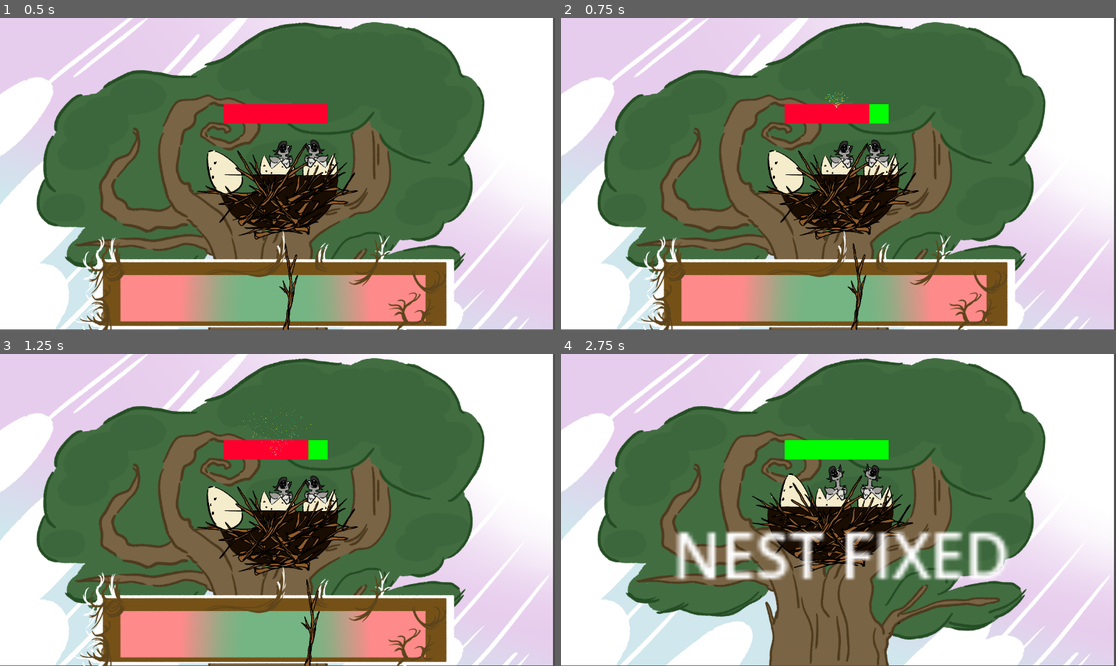
Above: before the commit, frames 1-4 (two rows, left to right).
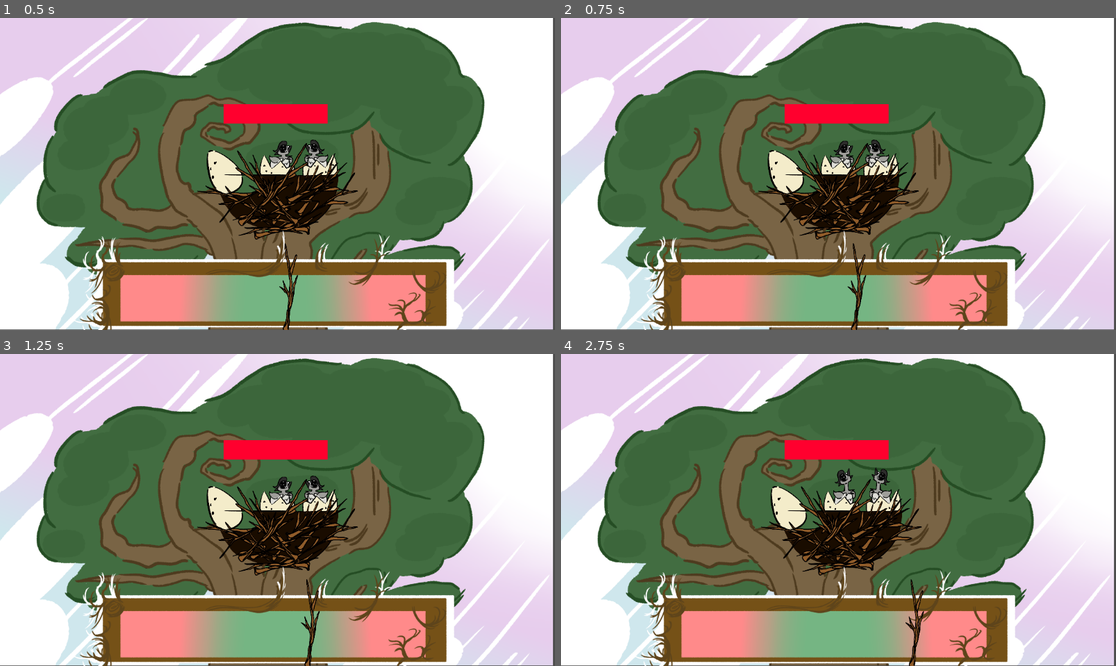
Above: after the commit, the same moments.

Repository: soapie18/gmtk-jam-26
Game: Godot game, scene res://Minigame Files/NestRepairGame/PigeonNestRepair.tscn
The game is run twice, just before and just after one commit, with the same random seed, the same clock (stepped at 60 frames per second) and the same inputs. This scene is started directly instead of the project's main scene.
Inputs (mouse positions are in pixels of both pictures, inside the frame that each line leads up to):
- Up to frame 1 (0.5 s): no input
- Up to frame 2 (0.75 s): tap Enter (ui_accept) at 0.5 s; move the mouse to (960, 158) at 0.52 s; hold Enter (ui_accept) from 0.53 s (still down); click (960, 158) at 0.67 s
- Up to frame 3 (1.25 s): keep holding Enter (ui_accept)
- Up to frame 4 (2.75 s): release Enter (ui_accept) at 1.25 s; drag from (727, 525) to (810, 572) at 1.27 s; move the mouse to (894, 441) at 2.02 s; hold Enter (ui_accept) from 2.03 s (still down); click (894, 441) at 2.17 s

Frame 1 is identical in both runs. In frame 2, 0.3% of the frame differs, in the area x 47-60%, y 23-34%; in frame 3, 0.3%; in frame 4, 25%, in the area x 13-82%, y 27-100%.

Commit message:
nest game implemented

Diff:
--- a/Garden/Scenes/Grass/GrassScene.tscn
+++ b/Garden/Scenes/Grass/GrassScene.tscn
@@ -51,19 +51,21 @@
 metadata/_custom_type_script = "uid://cph0g1c6n06yh"
 
 [node name="FeatherPickup" parent="." instance=ExtResource("4_hw70u")]
-position = Vector2(283, 561)
+position = Vector2(204.00003, 617.00006)
+rotation = 0.8334291
 
 [node name="MonarchCaterpillarPickup" parent="." instance=ExtResource("5_2rjrf")]
-position = Vector2(671, 546)
+position = Vector2(348, 455)
 
 [node name="TwigPickup" parent="." instance=ExtResource("6_0eh24")]
-position = Vector2(1013, 552)
+position = Vector2(1046, 569)
+rotation = 0.5498532
 
 [node name="Leaves" parent="." instance=ExtResource("8_wqhcx")]
-position = Vector2(423, 383)
+position = Vector2(655, 304)
 
 [node name="Flowers" parent="." instance=ExtResource("8_nqyqc")]
-position = Vector2(815, 493)
+position = Vector2(844, 449)
 
 [connection signal="pressed" from="CanvasLayer/TreetopButton" to="CanvasLayer/TreetopButton" method="_on_pressed"]
 [connection signal="pressed" from="CanvasLayer/PondButton" to="CanvasLayer/PondButton" method="_on_pressed"]
--- a/Garden/Scenes/Pond/PondScene.tscn
+++ b/Garden/Scenes/Pond/PondScene.tscn
@@ -39,15 +39,15 @@
 metadata/_custom_type_script = "uid://cph0g1c6n06yh"
 
 [node name="Pond" parent="." instance=ExtResource("4_klcuq")]
-position = Vector2(534, 406)
+position = Vector2(543, 406)
 
 [node name="Branch" parent="." instance=ExtResource("5_q1sli")]
-position = Vector2(176, 437)
+position = Vector2(185, 437)
 
 [node name="MothCaterpillarPickup" parent="." instance=ExtResource("6_m3opp")]
-position = Vector2(327, 581)
+position = Vector2(685, 571)
 
 [node name="Flowers" parent="." instance=ExtResource("7_m3opp")]
-position = Vector2(952, 568)
+position = Vector2(860, 468)
 
 [connection signal="pressed" from="Canvas/GrassButton" to="Canvas/GrassButton" method="_on_pressed"]
--- a/Garden/Scenes/Treetop/treetop_scene.gd
+++ b/Garden/Scenes/Treetop/treetop_scene.gd
@@ -11,6 +11,8 @@
 # Minigames found in this scene.
 @onready var nest = $Nest
 @onready var spider = $Spider
+
+@onready var fixed_nest_texture = load("res://Interactables/Minigames and Tasks/Minigame Items - Art/Pidgeon_Fixed.png")
 
 signal scene_changed(target_scene_name: String)
 
@@ -42,3 +44,6 @@
 func respond_to_item_pickup(item_name_tag: String):
 	# Picked up in scene_manager.
 	item_picked_up_in_scene.emit(item_name_tag, scene_name)
+
+func change_nest_sprite() -> void:
+	nest.sprite.texture = fixed_nest_texture
--- a/Interactables/Minigames and Tasks/leaves.tscn
+++ b/Interactables/Minigames and Tasks/leaves.tscn
@@ -4,21 +4,22 @@
 [ext_resource type="Texture2D" uid="uid://b2qtqo8d615rq" path="res://Interactables/Minigames and Tasks/Minigame Items - Art/Leaf_Nom.png" id="2_jbh43"]
 
 [sub_resource type="RectangleShape2D" id="RectangleShape2D_q6kfv"]
-size = Vector2(1024.8047, 1031.25)
+size = Vector2(987.48706, 1031.25)
 
 [node name="Leaves" type="Node2D"]
 script = ExtResource("1_q6kfv")
 minigame_tag = "leaves"
 
 [node name="Sprite2D" type="Sprite2D" parent="."]
-position = Vector2(-2, -9)
-scale = Vector2(0.15515152, 0.15515152)
+position = Vector2(33, -11)
+scale = Vector2(0.21960108, 0.21960108)
 texture = ExtResource("2_jbh43")
+flip_h = true
 
 [node name="Area2D" type="Area2D" parent="Sprite2D"]
 
 [node name="CollisionShape2D" type="CollisionShape2D" parent="Sprite2D/Area2D"]
-position = Vector2(-3.2226563, 70.89844)
+position = Vector2(27.621199, 66.290886)
 shape = SubResource("RectangleShape2D_q6kfv")
 
 [connection signal="input_event" from="Sprite2D/Area2D" to="." method="_on_area_2d_input_event"]
--- a/Interactables/Minigames and Tasks/minigame_item_script.gd
+++ b/Interactables/Minigames and Tasks/minigame_item_script.gd
@@ -1,6 +1,8 @@
 extends Node2D
 
 @export var minigame_tag: String
+
+@onready var sprite = $Sprite2D
 
 signal minigame_requested(mingame_name_tag: String)
 
--- a/Interactables/Pickups/Pickups - Scenes/FeatherPickup.tscn
+++ b/Interactables/Pickups/Pickups - Scenes/FeatherPickup.tscn
@@ -1,24 +1,26 @@
 [gd_scene load_steps=4 format=3 uid="uid://wlvvbfpmbt57"]
 
 [ext_resource type="Script" uid="uid://bf7vekt5182ec" path="res://Interactables/Pickups/pickup_script.gd" id="1_k4y58"]
-[ext_resource type="Texture2D" uid="uid://it8vtppvs3mp" path="res://icon.svg" id="2_qap32"]
+[ext_resource type="Texture2D" uid="uid://fna3e1tfgexg" path="res://Interactables/Pickups/Pickups - Art/Feather.png" id="2_qap32"]
 
 [sub_resource type="CapsuleShape2D" id="CapsuleShape2D_7fj8k"]
-radius = 69.38948
-height = 138.77896
+radius = 100.963455
+height = 660.9909
 
 [node name="FeatherPickup" type="Node2D"]
 script = ExtResource("1_k4y58")
 name_tag = "feather"
 
 [node name="Sprite2D" type="Sprite2D" parent="."]
-position = Vector2(-16.5, -11.000002)
-scale = Vector2(0.7421875, 0.828125)
+position = Vector2(-14.293959, -24.949015)
+scale = Vector2(0.14814532, 0.16529898)
 texture = ExtResource("2_qap32")
 
 [node name="Area2D" type="Area2D" parent="Sprite2D"]
 
 [node name="CollisionShape2D" type="CollisionShape2D" parent="Sprite2D/Area2D"]
+position = Vector2(89.73593, -24.507019)
+rotation = 0.4482608
 shape = SubResource("CapsuleShape2D_7fj8k")
 
 [connection signal="input_event" from="Sprite2D/Area2D" to="." method="_on_area_2d_input_event"]
--- a/Interactables/Pickups/Pickups - Scenes/MonarchCaterpillarPickup.tscn
+++ b/Interactables/Pickups/Pickups - Scenes/MonarchCaterpillarPickup.tscn
@@ -1,18 +1,39 @@
-[gd_scene load_steps=3 format=3 uid="uid://ddro13bybuvku"]
+[gd_scene load_steps=4 format=3 uid="uid://ddro13bybuvku"]
 
 [ext_resource type="Script" uid="uid://bf7vekt5182ec" path="res://Interactables/Pickups/pickup_script.gd" id="1_03kl3"]
+[ext_resource type="Texture2D" uid="uid://dyi8gkdwd4mkr" path="res://Interactables/Pickups/Pickups - Art/Caterpillar.png" id="2_witue"]
 
 [sub_resource type="CapsuleShape2D" id="CapsuleShape2D_gtc1w"]
+radius = 135.83731
+height = 1173.1461
 
 [node name="MonarchCaterpillarPickup" type="Node2D"]
 script = ExtResource("1_03kl3")
 name_tag = "monarch caterpillar"
 
 [node name="Sprite2D" type="Sprite2D" parent="."]
+position = Vector2(20, -1.0000038)
+scale = Vector2(0.09971674, 0.09971674)
+texture = ExtResource("2_witue")
 
 [node name="Area2D" type="Area2D" parent="Sprite2D"]
 
 [node name="CollisionShape2D" type="CollisionShape2D" parent="Sprite2D/Area2D"]
+position = Vector2(-25.482626, 50.965286)
+rotation = 1.3920609
+shape = SubResource("CapsuleShape2D_gtc1w")
+
+[node name="Sprite2D2" type="Sprite2D" parent="."]
+position = Vector2(204, 31)
+scale = Vector2(0.09971643, 0.09971643)
+texture = ExtResource("2_witue")
+flip_h = true
+
+[node name="Area2D" type="Area2D" parent="Sprite2D2"]
+
+[node name="CollisionShape2D" type="CollisionShape2D" parent="Sprite2D2/Area2D"]
+position = Vector2(38.223938, 57.335896)
+rotation = 1.7333059
 shape = SubResource("CapsuleShape2D_gtc1w")
 
 [connection signal="input_event" from="Sprite2D/Area2D" to="." method="_on_area_2d_input_event"]
--- a/Interactables/Pickups/Pickups - Scenes/MothCaterpillarPickup.tscn
+++ b/Interactables/Pickups/Pickups - Scenes/MothCaterpillarPickup.tscn
@@ -1,18 +1,41 @@
-[gd_scene load_steps=3 format=3 uid="uid://csd0rvqiif5a4"]
+[gd_scene load_steps=4 format=3 uid="uid://csd0rvqiif5a4"]
 
 [ext_resource type="Script" uid="uid://bf7vekt5182ec" path="res://Interactables/Pickups/pickup_script.gd" id="1_t0lpa"]
+[ext_resource type="Texture2D" uid="uid://bdhbrjl0us12a" path="res://Interactables/Pickups/Pickups - Art/Larvae.png" id="2_q13rh"]
 
 [sub_resource type="CapsuleShape2D" id="CapsuleShape2D_q13rh"]
+radius = 140.69284
+height = 681.34454
 
 [node name="MothCaterpillarPickup" type="Node2D"]
 script = ExtResource("1_t0lpa")
 name_tag = "moth caterpillar"
 
 [node name="Sprite2D" type="Sprite2D" parent="."]
+position = Vector2(9.999996, -7.0000076)
+scale = Vector2(0.09950757, 0.09950757)
+texture = ExtResource("2_q13rh")
 
 [node name="Area2D" type="Area2D" parent="Sprite2D"]
 
 [node name="CollisionShape2D" type="CollisionShape2D" parent="Sprite2D/Area2D"]
+position = Vector2(-10.049448, 60.297)
+rotation = 1.48344
+scale = Vector2(1.1754665, 1.652038)
+shape = SubResource("CapsuleShape2D_q13rh")
+
+[node name="Sprite2D2" type="Sprite2D" parent="."]
+position = Vector2(165.99998, 25.999996)
+scale = Vector2(0.09950757, 0.09950757)
+texture = ExtResource("2_q13rh")
+flip_h = true
+
+[node name="Area2D" type="Area2D" parent="Sprite2D2"]
+
+[node name="CollisionShape2D" type="CollisionShape2D" parent="Sprite2D2/Area2D"]
+position = Vector2(40.19814, 60.296963)
+rotation = -1.5411066
+scale = Vector2(1.1754665, 1.652038)
 shape = SubResource("CapsuleShape2D_q13rh")
 
 [connection signal="input_event" from="Sprite2D/Area2D" to="." method="_on_area_2d_input_event"]
--- a/Interactables/Pickups/Pickups - Scenes/TwigPickup.tscn
+++ b/Interactables/Pickups/Pickups - Scenes/TwigPickup.tscn
@@ -1,19 +1,25 @@
-[gd_scene load_steps=3 format=3 uid="uid://p3dgijjle0k"]
+[gd_scene load_steps=4 format=3 uid="uid://p3dgijjle0k"]
 
 [ext_resource type="Script" uid="uid://bf7vekt5182ec" path="res://Interactables/Pickups/pickup_script.gd" id="1_u2l00"]
+[ext_resource type="Texture2D" uid="uid://be3hx157hposp" path="res://Interactables/Pickups/Pickups - Art/Stick_04.png" id="2_4tg82"]
 
-[sub_resource type="CapsuleShape2D" id="CapsuleShape2D_u2l00"]
+[sub_resource type="RectangleShape2D" id="RectangleShape2D_j4jy1"]
+size = Vector2(932.2274, 115.04385)
 
 [node name="TwigPickup" type="Node2D"]
 script = ExtResource("1_u2l00")
 name_tag = "twig"
 
 [node name="Sprite2D" type="Sprite2D" parent="."]
+scale = Vector2(0.18450433, 0.18450433)
+texture = ExtResource("2_4tg82")
 
 [node name="Area2D" type="Area2D" parent="Sprite2D"]
 
 [node name="CollisionShape2D" type="CollisionShape2D" parent="Sprite2D/Area2D"]
-shape = SubResource("CapsuleShape2D_u2l00")
+position = Vector2(32.243446, 11.117665)
+rotation = -0.7884591
+shape = SubResource("RectangleShape2D_j4jy1")
 
 [connection signal="input_event" from="Sprite2D/Area2D" to="." method="_on_area_2d_input_event"]
 [connection signal="mouse_entered" from="Sprite2D/Area2D" to="." method="_on_area_2d_mouse_entered"]
--- a/Minigame Files/NestRepairGame/PigeonNestRepair.tscn
+++ b/Minigame Files/NestRepairGame/PigeonNestRepair.tscn
@@ -1,5 +1,6 @@
-[gd_scene load_steps=20 format=3 uid="uid://v8qvdfh2hwib"]
-
+[gd_scene load_steps=21 format=3 uid="uid://v8qvdfh2hwib"]
+
+[ext_resource type="Script" uid="uid://dpsdxovqrl5yy" path="res://Minigame Files/NestRepairGame/pigeon_nest_repair.gd" id="1_6eyyy"]
 [ext_resource type="Script" uid="uid://cljl4q5jchir4" path="res://Minigame Files/NestRepairGame/PidgeonNest.gd" id="1_73jn4"]
 [ext_resource type="Texture2D" uid="uid://b1gwfycbybkxb" path="res://Minigame Files/NestRepairGame/Tree_BG.png" id="1_usuiw"]
 [ext_resource type="Script" uid="uid://dwbrlxjvf8478" path="res://Minigame Files/NestRepairGame/quick_time_event.gd" id="3_18ebn"]
@@ -97,6 +98,7 @@
 }
 
 [node name="game" type="Node2D"]
+script = ExtResource("1_6eyyy")
 
 [node name="CanvasLayer" type="CanvasLayer" parent="."]
 layer = -100
--- /dev/null
+++ b/Minigame Files/NestRepairGame/pigeon_nest_repair.gd
@@ -0,0 +1,11 @@
+extends Node2D
+
+signal finished_task(success: bool)
+
+@onready var pigeon_nest = %PidgeonNest
+
+func _ready() -> void:
+	pigeon_nest.finished_task.connect(on_game_finished)
+
+func on_game_finished(success: bool) -> void:
+	finished_task.emit(success)
--- a/Minigame Files/NestRepairGame/quick_time_event.gd
+++ b/Minigame Files/NestRepairGame/quick_time_event.gd
@@ -21,7 +21,7 @@
 
 	pointer.position.x += direction
 
-	if Input.is_action_pressed("ui_accept"):
+	if Input.is_action_pressed("fix nest"):
 		if pointer.position.x >= safezone_pos_1.position.x and pointer.position.x <= safezone_pos_2.position.x:
 			PidgeonNest.heal()
 			if PidgeonNest.dmg <= 0.0:
--- a/Minigame Files/NestRepairGame/quick_time_eventbar.gd
+++ b/Minigame Files/NestRepairGame/quick_time_eventbar.gd
@@ -20,6 +20,6 @@
 
 	pointer.position.x += direction
 
-	if Input.is_action_just_pressed("ui_accept"):
+	if Input.is_action_just_pressed("fix nest"):
 		if pointer.position.x >= safestartpos.position.x and pointer.position.x <= safeendpos.position.x:
 			PidgeonNest.heal()
--- a/Systems/Audio/audio_manager.gd
+++ b/Systems/Audio/audio_manager.gd
@@ -8,7 +8,7 @@
 # Minigame music.
 var watering_flowers_bg: AudioStream = load("res://Minigame Files/Minigame Files - Audio/Watering Can (with a beat!).wav")
 var fishing_bg: AudioStream = load("res://Minigame Files/Minigame Files - Audio/fihost.mp3")
-var caterpillars_bg: AudioStream
+var caterpillars_bg: AudioStream = load("res://Minigame Files/Minigame Files - Audio/Snoozy Bug v2.wav")
 var nest_bg: AudioStream = load("res://Minigame Files/Minigame Files - Audio/N.E.S.T..wav")
 var spider_bg: AudioStream = load("res://Minigame Files/Minigame Files - Audio/spiderclawmachine.mp3")
 
--- a/Systems/Scene Management/day_manager.gd
+++ b/Systems/Scene Management/day_manager.gd
@@ -13,6 +13,8 @@
 # Day one conditions to progress to Day 2.
 var flowers_1_watered: bool
 var flowers_2_watered: bool
+
+var nest_fixed: bool
 
 # Day two conditions to progress to Day 3.
 var caterpillars_fed: bool
--- a/Systems/Scene Management/minigame_manager.gd
+++ b/Systems/Scene Management/minigame_manager.gd
@@ -1,10 +1,11 @@
 extends Node2D
 
 @onready var scene_manager = $"../SceneManager"
+@onready var day_manager = $"../DayManager"
 
 # For when a minigame needs to be instantiated on request.
 @onready var pond_minigame_file = preload("res://Minigame Files/FishingGame/fishing_pond.tscn")
-@onready var nest_minigame_file
+@onready var nest_minigame_file = preload("res://Minigame Files/NestRepairGame/PigeonNestRepair.tscn")
 @onready var leaves_minigame_file
 @onready var spider_minigame_file
 @onready var branch_minigame_file
@@ -18,9 +19,7 @@
 var can_start_minigame: bool = false
 
 signal minigame_inventory_query(items_required: Array)
-
 signal add_loot_to_inventory(loot: String)
-
 signal audio_change_request(audio_index: int)
 
 func _ready() -> void:
@@ -123,8 +122,14 @@
 	audio_change_request.emit(1)
 	cleanup_minigame()
 
-func nest_minigame_end() -> void:
+func nest_minigame_end(success: bool) -> void:
 	audio_change_request.emit(1)
+
+	if success:
+		scene_manager.change_nest_sprite()
+
+		day_manager.nest_fixed = true
+
 	cleanup_minigame()
 
 func spider_minigame_end() -> void:
--- a/Systems/Scene Management/scene_manager.gd
+++ b/Systems/Scene Management/scene_manager.gd
@@ -102,3 +102,6 @@
 
 func handle_flowers_watered(identifier: String) -> void:
 	flowers_watered.emit(identifier)
+
+func change_nest_sprite() -> void:
+	treetop_scene_instance.change_nest_sprite()
--- a/project.godot
+++ b/project.godot
@@ -27,6 +27,11 @@
 "events": [Object(InputEventKey,"resource_local_to_scene":false,"resource_name":"","device":-1,"window_id":0,"alt_press …(191 unchanged characters)…
 ]
 }
+"fix nest"={
+"deadzone": 0.2,
+"events": [Object(InputEventKey,"resource_local_to_scene":false,"resource_name":"","device":-1,"window_id":0,"alt_pressed":false,"shift_pressed":false,"ctrl_pressed":false,"meta_pressed":false,"pressed":false,"keycode":0,"physical_keycode":32,"key_label":0,"unicode":32,"location":0,"echo":false,"script":null)
+]
+}
 
 [layer_names]
 
Binary file added: Interactables/Minigames and Tasks/Minigame Items - Art/Pidgeon_Fixed.png
Not shown, added: Interactables/Minigames and Tasks/Minigame Items - Art/Pidgeon_Fixed.png.import
Binary file added: Interactables/Pickups/Pickups - Art/Caterpillar.png
Not shown, added: Interactables/Pickups/Pickups - Art/Caterpillar.png.import
Binary file added: Interactables/Pickups/Pickups - Art/Chrysalis.png
Not shown, added: Interactables/Pickups/Pickups - Art/Chrysalis.png.import
Binary file added: Interactables/Pickups/Pickups - Art/Cocoon.png
Not shown, added: Interactables/Pickups/Pickups - Art/Cocoon.png.import
Binary file added: Interactables/Pickups/Pickups - Art/Feather.png
Not shown, added: Interactables/Pickups/Pickups - Art/Feather.png.import
Binary file added: Interactables/Pickups/Pickups - Art/Larvae.png
Not shown, added: Interactables/Pickups/Pickups - Art/Larvae.png.import
(and 15 more such lines)
